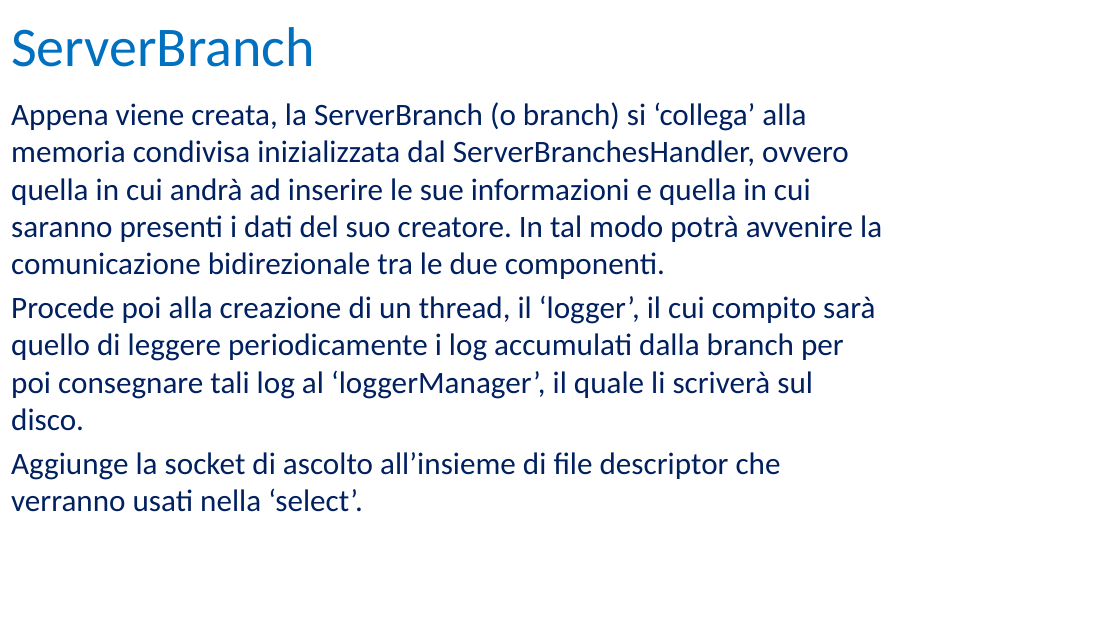
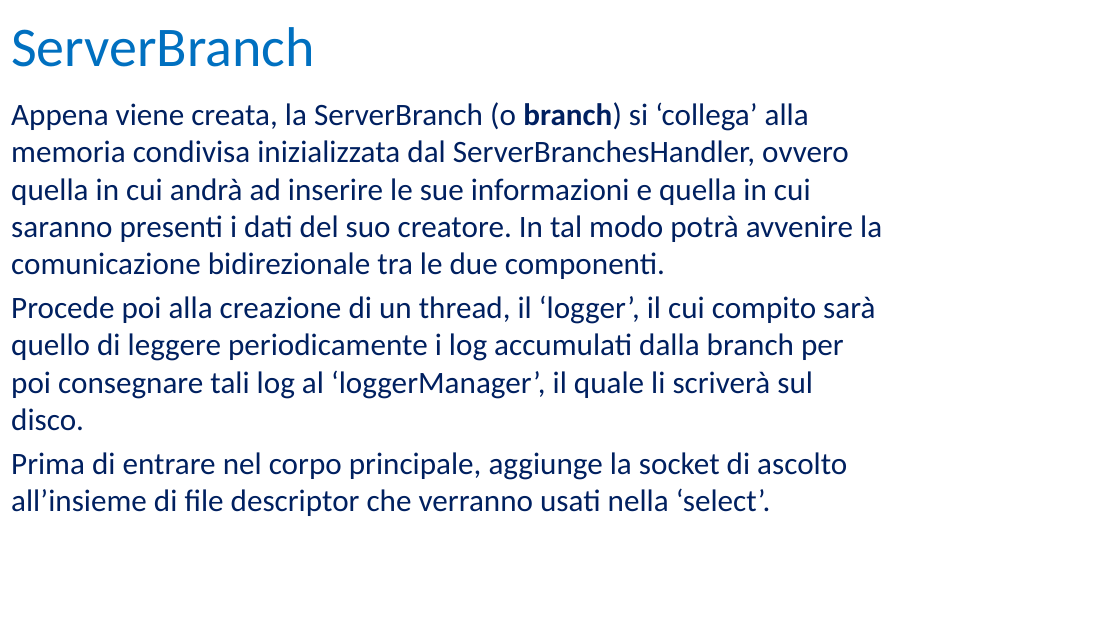
Before and after one commit to UltraLe/ServerWeb, a slide deck: slide 9 of RelazioneIIW.pptx. Drawn at 1120x630 pixels with LibreOffice and Linux fonts; fonts in the diff are those of the drawing; background and template pictures are left out. Boxes give left, top, right and bottom in pixels: in the first picture for what was removed or moved away, otherwise in the second. Text is boxed around its words. In the diff, an @@ line names an element or a change of style, - is before the commit and + after.

```diff
--- a/RelazioneIIW.pptx
+++ b/RelazioneIIW.pptx
@@ text at bbox=[11, 102, 882, 279]: bold on in "branch)" @@
@@ text at bbox=[11, 452, 847, 516]: text changed @@
-Aggiunge la socket di ascolto all’insieme di file descriptor che verranno usati nella ‘select’.
+Prima di entrare nel corpo principale, aggiunge la socket di ascolto all’insieme di file descriptor che verranno usati nella ‘select’.
```
Also in this commit, not shown: 12 other slides changed.
